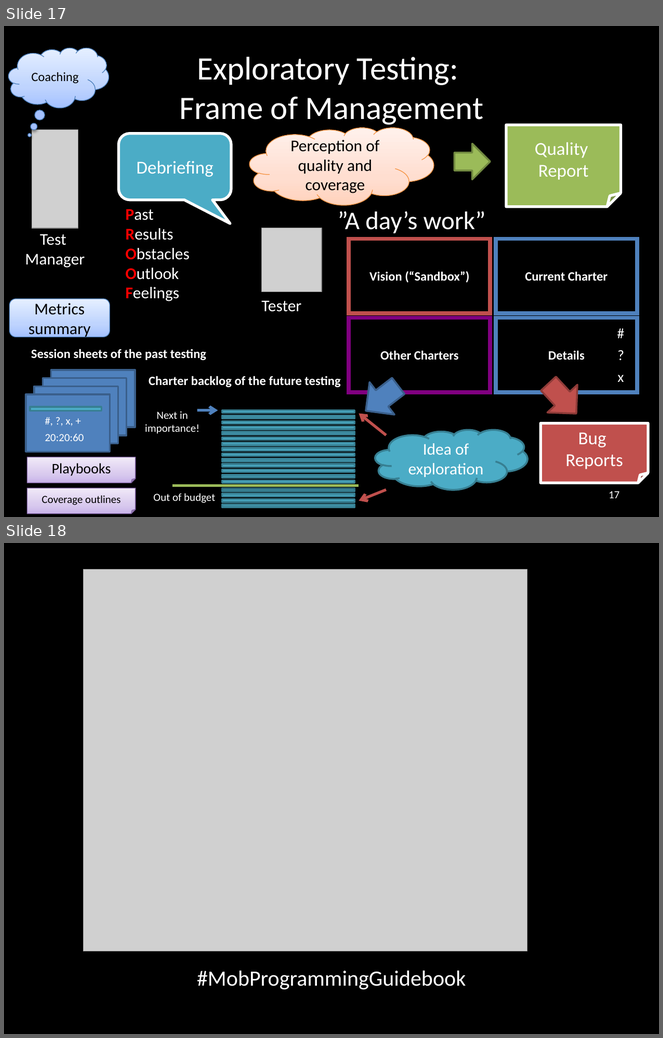
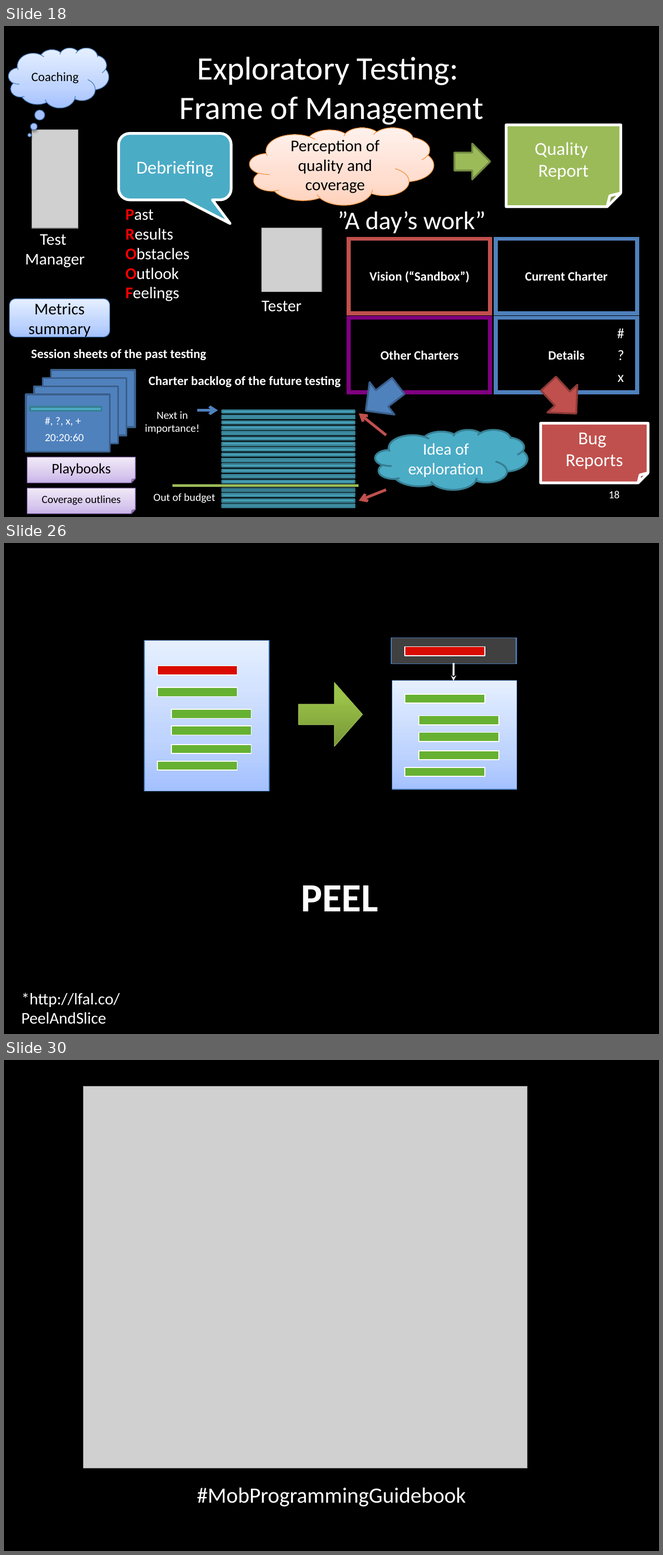
Before and after one commit to isidore/darkFunction-Editor, a slide deck: Courseware/ExploratoryAndUnitTesting.pptx. Shown one above the other, each under a label of ours: slides 17 and 18 before the commit, slides 18, 26 and 30 after it; the slides between them are not shown. The pictures are 663x1038 and 663x1555 pixels, drawn with LibreOffice and Linux fonts; fonts in the diff are those of the drawing; grey boxes stand for pictures. Boxes give left, top, right and bottom in pixels: in the first picture for what was removed or moved away, otherwise in the second. Text is boxed around its words. In the diff, an @@ line names an element or a change of style, - is before the commit and + after.

```diff
--- a/Courseware/ExploratoryAndUnitTesting.pptx
+++ b/Courseware/ExploratoryAndUnitTesting.pptx
@@ slide 26 added at (4, 543, 659, 1034), background #000000 @@
@@ rectangle added at (144, 641, 269, 792), fill gradient #A4C4FF to #BFD4FF to #E6EEFF, outline #4B7EBC 0.75 pt @@
@@ rectangle added at (391, 638, 516, 664), fill #404040, outline #4B7EBC 0.75 pt @@
@@ rectangle added at (392, 638, 516, 664), fill gradient #2F5F99 to #3D7CC7 to #3A7CCB, outline #4B7EBC 0.75 pt @@
@@ rectangle added at (405, 646, 485, 656), fill #D90B00, outline #FFFFFF 1 pt @@
@@ rectangle added at (157, 666, 237, 676), fill #D90B00, outline #FFFFFF 1 pt @@
@@ arrow added from (453, 663) to (453, 681), #FFFFFF 2 pt @@
@@ right arrow added at (299, 682, 363, 747), fill gradient #779737 to #9BC348 to #9DC746, outline #98B955 0.75 pt @@
@@ rectangle added at (392, 681, 516, 789), fill gradient #A4C4FF to #BFD4FF to #E6EEFF, outline #4B7EBC 0.75 pt @@
@@ rectangle added at (157, 688, 237, 697), fill #66B132, outline #FFFFFF 1 pt @@
@@ rectangle added at (405, 694, 485, 704), fill #66B132, outline #FFFFFF 1 pt @@
@@ rectangle added at (171, 709, 251, 719), fill #66B132, outline #FFFFFF 1 pt @@
@@ rectangle added at (171, 727, 251, 735), fill #66B132, outline #FFFFFF 1 pt @@
@@ rectangle added at (419, 716, 499, 725), fill #66B132, outline #FFFFFF 1 pt @@
@@ rectangle added at (171, 745, 251, 754), fill #66B132, outline #FFFFFF 1 pt @@
@@ rectangle added at (419, 732, 499, 742), fill #66B132, outline #FFFFFF 1 pt @@
@@ rectangle added at (419, 752, 499, 760), fill #66B132, outline #FFFFFF 1 pt @@
@@ rectangle added at (157, 761, 237, 770), fill #66B132, outline #FFFFFF 1 pt @@
@@ rectangle added at (405, 768, 485, 777), fill #66B132, outline #FFFFFF 1 pt @@
@@ text added at (301, 886, 378, 912), 44 pt, text #FFFFFF, bold @@
+PEEL
@@ text added at (21, 993, 119, 1025), 18 pt, text #FFFFFF @@
+*http://lfal.co/PeelAndSlice
@@ what was slide 17 is now slide 18 @@
@@ page number at (609, 491, 620, 499): text changed @@
-17
+18
@@ what was slide 18 is now slide 30 @@
```
Also in this commit, not shown: 11 other slides added.
